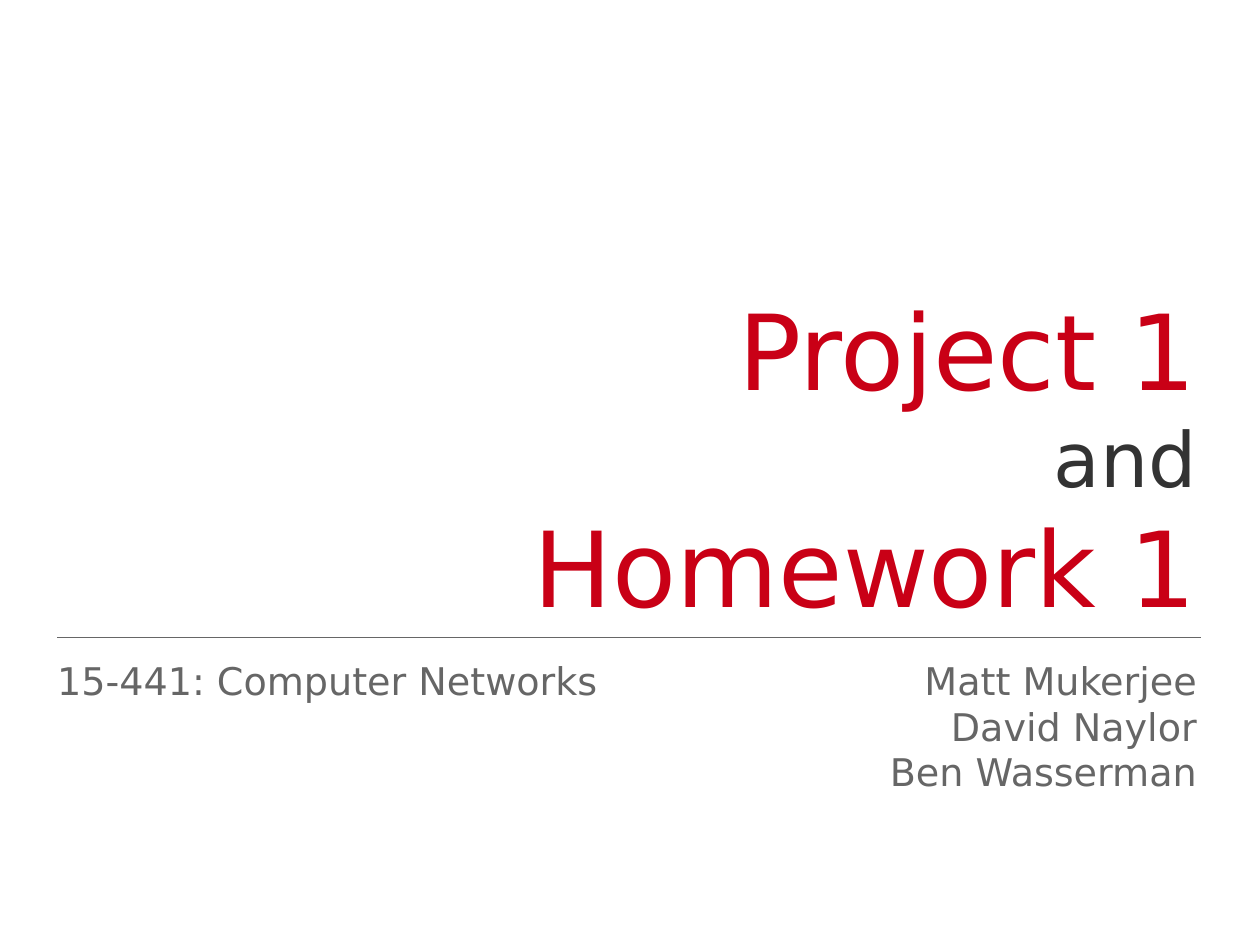
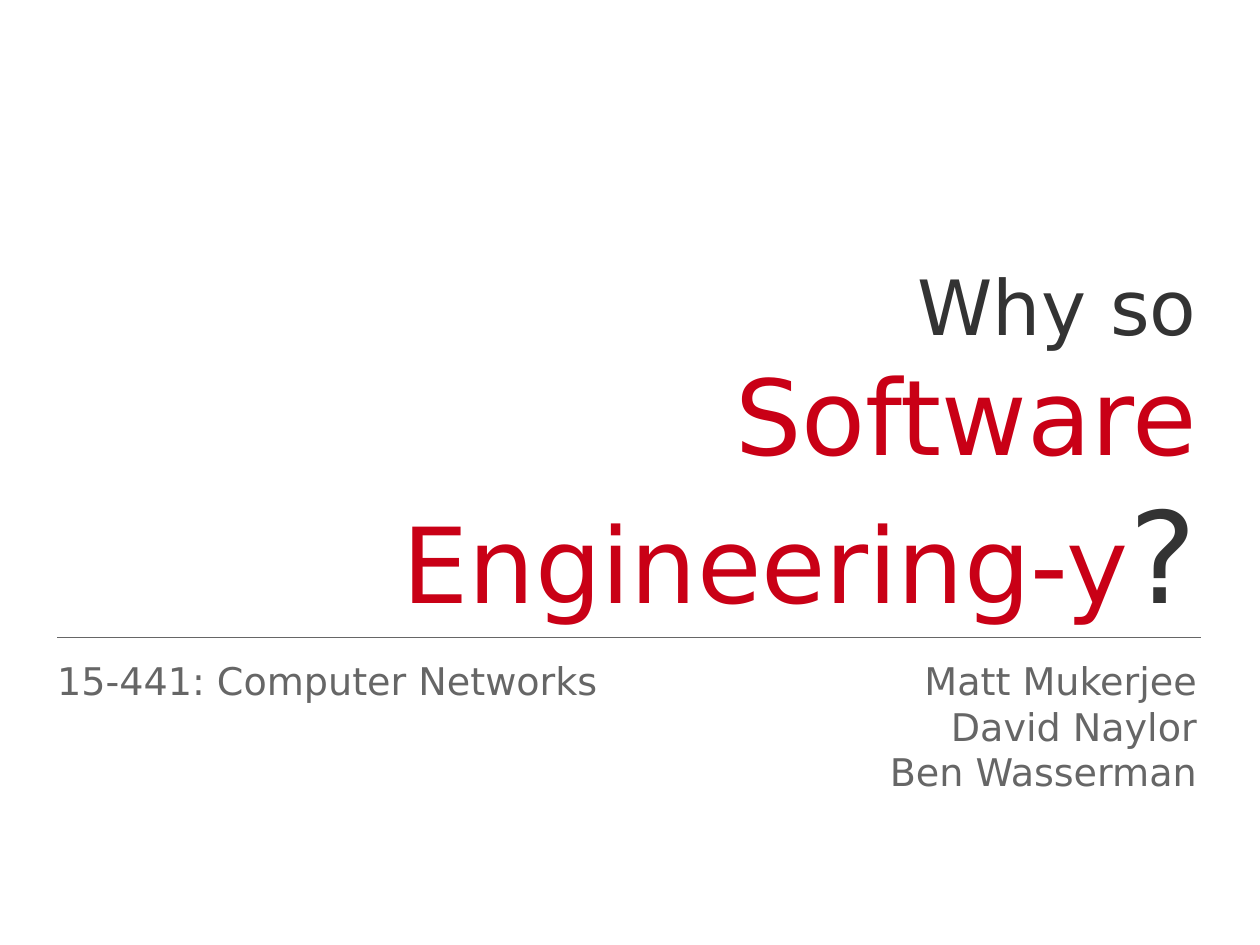
Before and after one commit to Jarvishappy/15-441-Recitation-Sessions, a slide deck: slide 1 of recitation3/src/recitation3.odp. Drawn at 1260x945 pixels with LibreOffice and Linux fonts; fonts in the diff are those of the drawing. Boxes give left, top, right and bottom in pixels: in the first picture for what was removed or moved away, otherwise in the second. Text is boxed around its words. In the diff, an @@ line names an element or a change of style, - is before the commit and + after.

```diff
--- a/recitation3/src/recitation3.odp
+++ b/recitation3/src/recitation3.odp
@@ subtitle at (x1=403, y1=277, x2=1196, y2=624): text changed @@
-Project 1
-and
-Homework 1
+Why so
+Software Engineering-y?
```
Also in this commit, not shown: 38 slides added, 28 slides removed, 11 other files.
